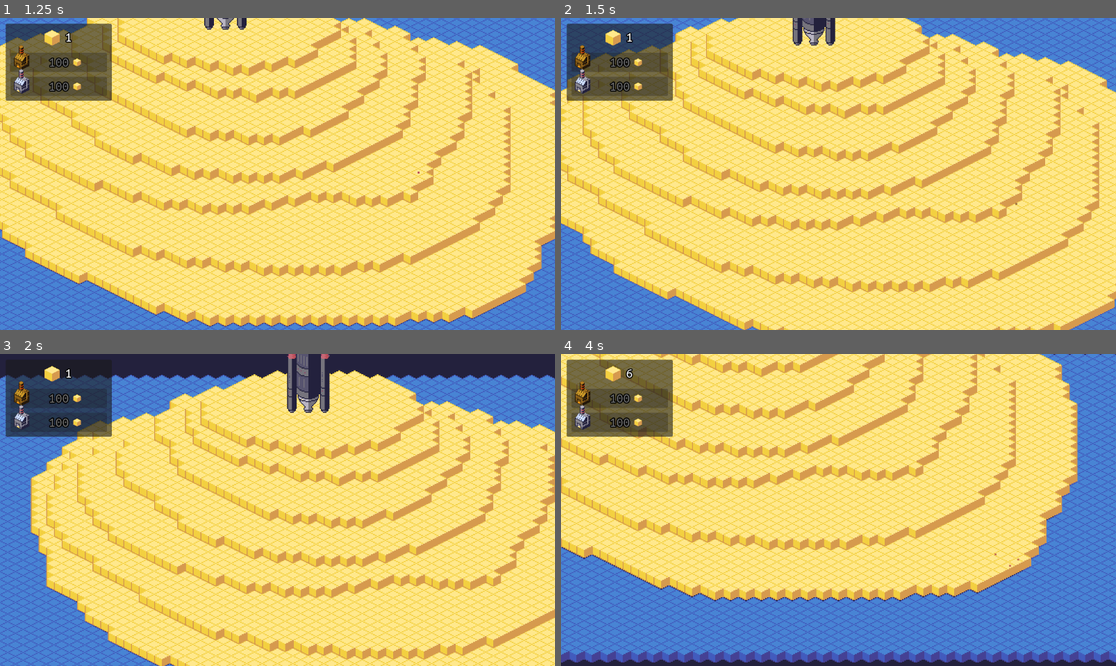
Above: before the commit, frames 1-4 (two rows, left to right).
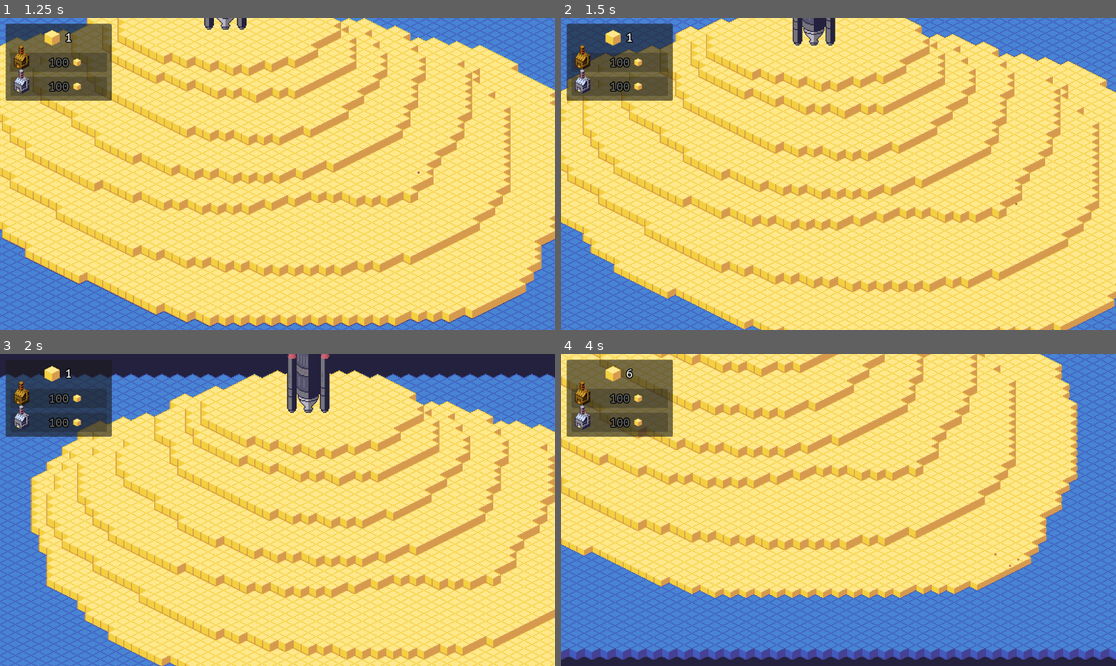
Above: after the commit, the same moments.

Repository: paul-maxime/rocket-of-sand
Game: Godot game, scene res://scenes/MainScene.tscn
Two runs of this game, one before a commit and one after it. Both use one fixed random seed, a clock stepped at 60 frames per second and the inputs below.
Inputs (mouse positions are in pixels of both pictures, inside the frame that each line leads up to):
- Up to frame 1 (1.25 s): move the mouse to (399, 158) at 0.52 s; click (399, 158) at 0.67 s
- Up to frame 2 (1.5 s): drag from (727, 189) to (810, 236) at 1.27 s
- Up to frame 3 (2 s): no input
- Up to frame 4 (4 s): move the mouse to (894, 441) at 2.02 s; click (894, 441) at 2.17 s; drag from (810, 572) to (672, 463) at 2.77 s; move the mouse to (1005, 556) at 3.52 s; click (1005, 556) at 3.67 s

Frame 1 is identical in both runs. In frame 2, 3.2% of the frame differs, in the area x 0-100%, y 0-100%; in frame 3, 4.4%; in frame 4, 12%, in the area x 0-100%, y 0-99%.

Commit message:
Buildings do stuff

Diff:
--- a/scenes/MainScene.tscn
+++ b/scenes/MainScene.tscn
@@ -17,7 +17,7 @@
 
 [node name="GameManager" type="Node2D" parent="."]
 script = ExtResource("5_sc47u")
-game_duration = 1000
+time_by_layer = 10
 
 [node name="BuildingManager" type="Node2D" parent="GameManager"]
 script = ExtResource("6_x8doe")
--- a/scripts/Building.gd
+++ b/scripts/Building.gd
@@ -2,5 +2,34 @@
 class_name Building
 
 var coordinates
+var type
 var layer
 var island
+var gathering_manager
+
+var drill_power = 10
+var drill_ticks_per_second: float = 2.0
+var drill_timer = 0
+
+var factory_power = 1000
+
+func _enter_tree():
+	match type:
+		'FACTORY':
+			gathering_manager.gathering_power += factory_power
+
+func _exit_tree():
+	match type:
+		'FACTORY':
+			gathering_manager.gathering_power -= factory_power
+
+func _process(deltaTime):
+	match type:
+		'DRILL':
+			drill_update(deltaTime)
+
+func drill_update(deltaTime):
+	drill_timer += deltaTime
+	while drill_timer > 1 / drill_ticks_per_second:
+		gathering_manager.add_sand(drill_power)
+		drill_timer -= 1 / drill_ticks_per_second
--- a/scripts/BuildingManager.gd
+++ b/scripts/BuildingManager.gd
@@ -1,6 +1,7 @@
 extends Node2D
 
 @onready var tile_map: TileMap = $'../../Island'
+@onready var gathering_manager = $'../GatheringManager'
 @export var building_prefab: PackedScene
 
 var preview
@@ -20,6 +21,7 @@
 	event_manager.block_hovered.connect(move_preview)
 	$'/root/MainScene/CanvasLayer/Panel/BuyDrillButton'.pressed.connect(preview_drill)
 	$'/root/MainScene/CanvasLayer/Panel/BuyFactoryButton'.pressed.connect(preview_factory)
+	tile_map.the_water_rises.connect(destroy_buildings)
 
 func check_free_space(layer, coordinate):
 	var cell = tile_map.get_cell_tile_data(layer, coordinate)
@@ -52,11 +54,13 @@
 	if (building_coordinates == []):
 		return
 	var new_building: Building = building_prefab.instantiate()
+	new_building.gathering_manager = gathering_manager
 	new_building.coordinates = building_coordinates
 	new_building.layer = layer + 1
 	new_building.island = tile_map
 	new_building.z_index = tile_map.get_layer_z_index(layer + 1)
 	new_building.position = tile_map.map_to_local(building_coordinates[0])
+	new_building.type = building_type
 	add_child(new_building)
 	tile_map.set_cell(layer + 1, building_coordinates[0], 1, Vector2i(4, 3))
 	# Spawn top part. Don't ask questions.
@@ -88,3 +92,10 @@
 
 func preview_factory():
 	set_build_mode('FACTORY')
+
+func destroy_buildings(water_level):
+	for b in get_children():
+		if (b.layer == water_level && b.coordinates != []):
+			tile_map.set_cell(water_level, b.coordinates[0], -1)
+			tile_map.set_cell(tile_map.get_layers_count() - 1, b.coordinates[1], -1)
+			remove_child(b)
--- a/scripts/GameManager.gd
+++ b/scripts/GameManager.gd
@@ -1,14 +1,13 @@
 extends Node2D
 
-@export var game_duration = 10
+@export var time_by_layer = 30
 
 var time = 0
 @onready var water = $"../Island"
 
 func _process(deltaTime):
 	time += deltaTime;
-	var layerLimit = game_duration / (water.get_layers_count() - 1)
-	if (time >= layerLimit):
-		time -= layerLimit
+	if (time >= time_by_layer):
+		time -= time_by_layer
 		water.increase_water_level()
-	water.update_water_offset(1 - time / layerLimit)
+	water.update_water_offset(1 - time / time_by_layer)
--- a/scripts/GatheringManager.gd
+++ b/scripts/GatheringManager.gd
@@ -18,9 +18,12 @@
 		particles.amount = gathering_power
 		add_child(particles)
 		get_tree().create_timer(particles.lifetime).timeout.connect(particles.queue_free)
-		current_sand += gathering_power
+		add_sand(gathering_power)
+		gathering_power += 1
+
+func add_sand(amount):
+		current_sand += amount
 		$/root/MainScene/CanvasLayer.update_sand(current_sand)
-		gathering_power += 1
 
 func on_block_hovered(block_type, _layer, _coordinate, _screen_coordinate, wall_click):
 	if block_type == 0 && !wall_click:
--- a/scripts/Water.gd
+++ b/scripts/Water.gd
@@ -6,6 +6,8 @@
 var offset_max = 8
 var water_material
 var update_offset = true
+
+signal the_water_rises(water_level)
 
 # Called when the node enters the scene tree for the first time.
 func _ready():
@@ -24,6 +26,7 @@
 	if (water_level + 1 >= get_layers_count()):
 		return
 	water_level += 1
+	the_water_rises.emit(water_level)
 	for x in range(-grid.x / 2, grid.x / 2):
 		for y in range(-grid.y / 2, grid.y / 2):
 			var cell = get_cell_tile_data(water_level, Vector2i(x, y - 2 * water_level))
